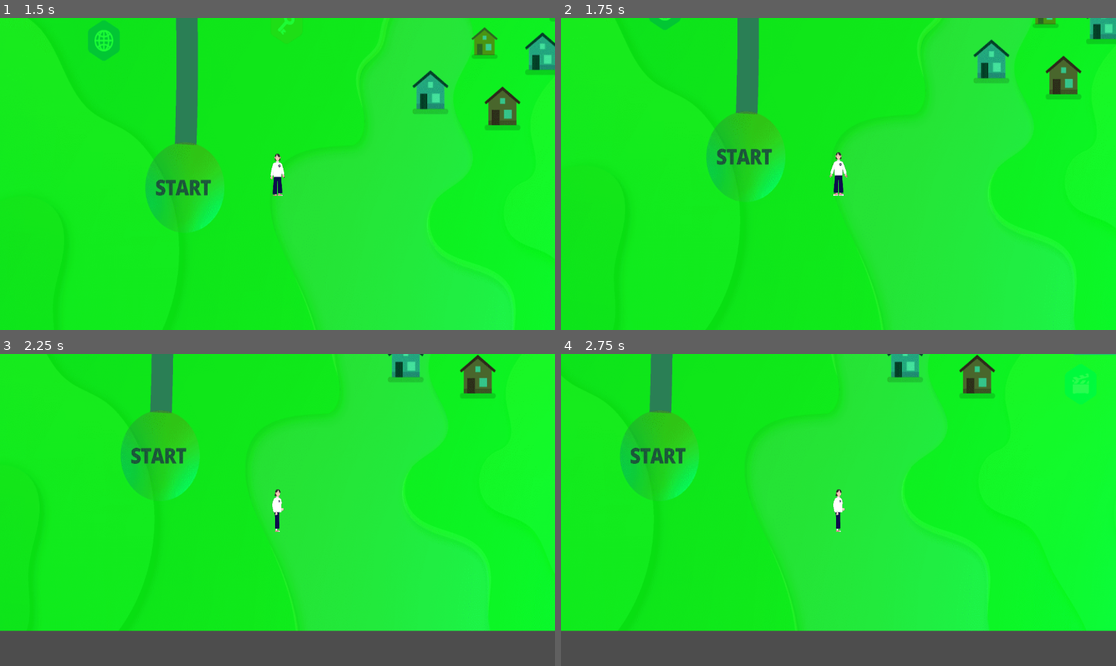
Above: before the commit, frames 1-4 (two rows, left to right).
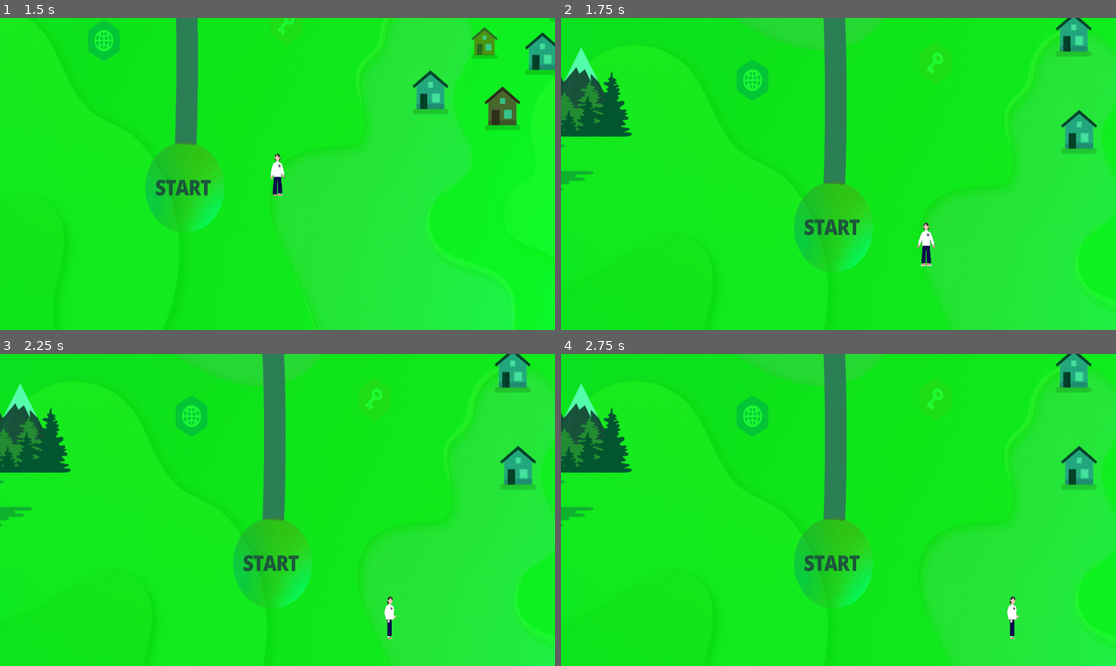
Above: after the commit, the same moments.

Repository: MullerEsposito/MetaQuest
Game: Godot game, scene res://management/level.tscn
Two runs of this game, one before a commit and one after it. Both use one fixed random seed, a clock stepped at 60 frames per second and the inputs below. Before the commit the project has no main scene; this scene is started directly in both runs.
Inputs:
- Up to frame 1 (1.5 s): tap Enter at 0.5 s; hold D (move_right) 0.53-1.28 s; hold S (move_down) from 1.28 s (still down)
- Up to frame 2 (1.75 s): keep holding S (move_down)
- Up to frame 3 (2.25 s): release S (move_down) at 2.03 s; hold D (move_right) from 2.03 s (still down)
- Up to frame 4 (2.75 s): keep holding D (move_right)

Frame 1 is identical in both runs. In frame 2, 33% of the frame differs, in the area x 0-100%, y 0-100%; in frame 3, 43%; in frame 4, 43%.

Commit message:
feature: it creates some adjustments to the cam;

Diff:
--- a/godot/project.godot
+++ b/godot/project.godot
@@ -11,6 +11,7 @@
 [application]
 
 config/name="MetaJourney"
+run/main_scene="res://management/level.tscn"
 config/features=PackedStringArray("4.2", "GL Compatibility")
 config/icon="res://icon.svg"
 
--- a/godot/scenes/player.tscn
+++ b/godot/scenes/player.tscn
@@ -1,7 +1,8 @@
-[gd_scene load_steps=11 format=3 uid="uid://3ojfragibwgf"]
+[gd_scene load_steps=12 format=3 uid="uid://3ojfragibwgf"]
 
 [ext_resource type="Texture2D" uid="uid://cqvtwrxqs5por" path="res://assets/player-sprite-sheet.webp" id="1_3hcq1"]
 [ext_resource type="Script" path="res://scripts/player.gd" id="1_v136v"]
+[ext_resource type="Script" path="res://scripts/player_cam.gd" id="3_x262u"]
 
 [sub_resource type="CircleShape2D" id="CircleShape2D_5q7rj"]
 radius = 26.0
@@ -285,3 +286,4 @@
 }
 
 [node name="Camera" type="Camera2D" parent="."]
+script = ExtResource("3_x262u")
--- a/godot/scripts/player.gd
+++ b/godot/scripts/player.gd
@@ -8,6 +8,13 @@
 func _physics_process(_delta: float) -> void:
 	move()
 	animate()
+	print(position)
+	if position.y > 450:
+		#### Manter a câmera em uma posição fixa quando o personagem alcança as coordenadas
+		##position = Vector2(player_position.x, stop_following_y)
+		$Camera.enabled = false
+	else:
+		$Camera.enabled = true
 
 func move() -> void:
 	var direction: Vector2 = get_direction()
--- /dev/null
+++ b/godot/scripts/player_cam.gd
@@ -0,0 +1,24 @@
+extends Camera2D
+
+var stop_following_x = 1000
+var stop_following_y = 465
+
+#@onready var camera = get_node("Camera")
+
+# Called when the node enters the scene tree for the first time.
+func _ready():
+	pass
+
+# Called every frame. 'delta' is the elapsed time since the previous frame.
+func _process(delta):
+	var player_position = get_parent().global_position
+
+	#print("Cam: " + str(position))
+	#print("Player: " + str(player_position))
+	#if player_position.y > stop_following_y:
+		#### Manter a câmera em uma posição fixa quando o personagem alcança as coordenadas
+		##position = Vector2(player_position.x, stop_following_y)
+		#camera.current = false
+	#else:
+		#### Câmera segue o personagem
+		#position = player_position
